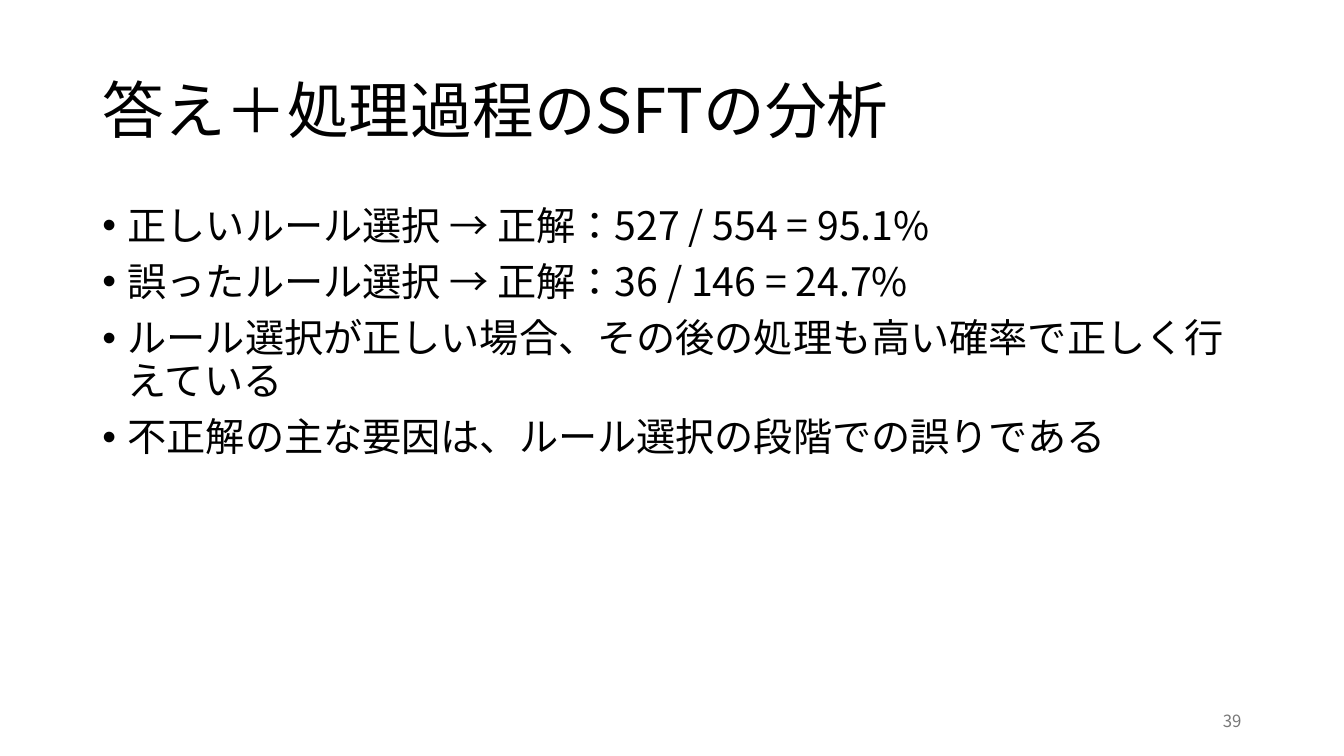
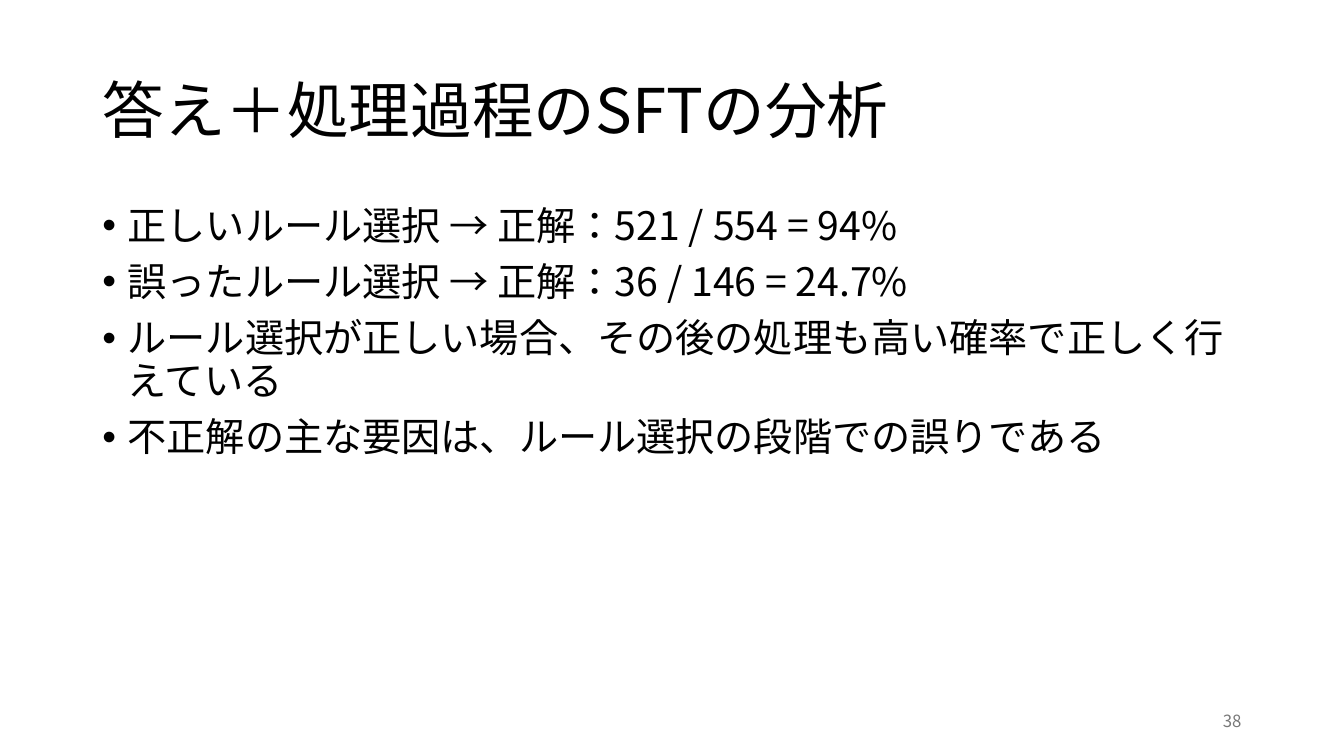
Before and after one commit to rollotea/array-task, a slide deck: slide 38 of 生成AIの追加学習による問題.pptx (slide 39 before the commit). Drawn at 1344x756 pixels with LibreOffice and Linux fonts; fonts in the diff are those of the drawing. Boxes give left, top, right and bottom in pixels: in the first picture for what was removed or moved away, otherwise in the second. Text is boxed around its words. In the diff, an @@ line names an element or a change of style, - is before the commit and + after.

```diff
--- a/生成AIの追加学習による問題.pptx
+++ b/生成AIの追加学習による問題.pptx
@@ text at [128, 207, 898, 243]: text changed @@
-• 正しいルール選択 → 正解：527 / 554 = 95.1%
+• 正しいルール選択 → 正解：521 / 554 = 94%
@@ page number at [1223, 714, 1242, 727]: text changed @@
-39
+38
```
Also in this commit, not shown: 14 other slides changed, 1 slide added, 1 slide removed, 4 other files.
